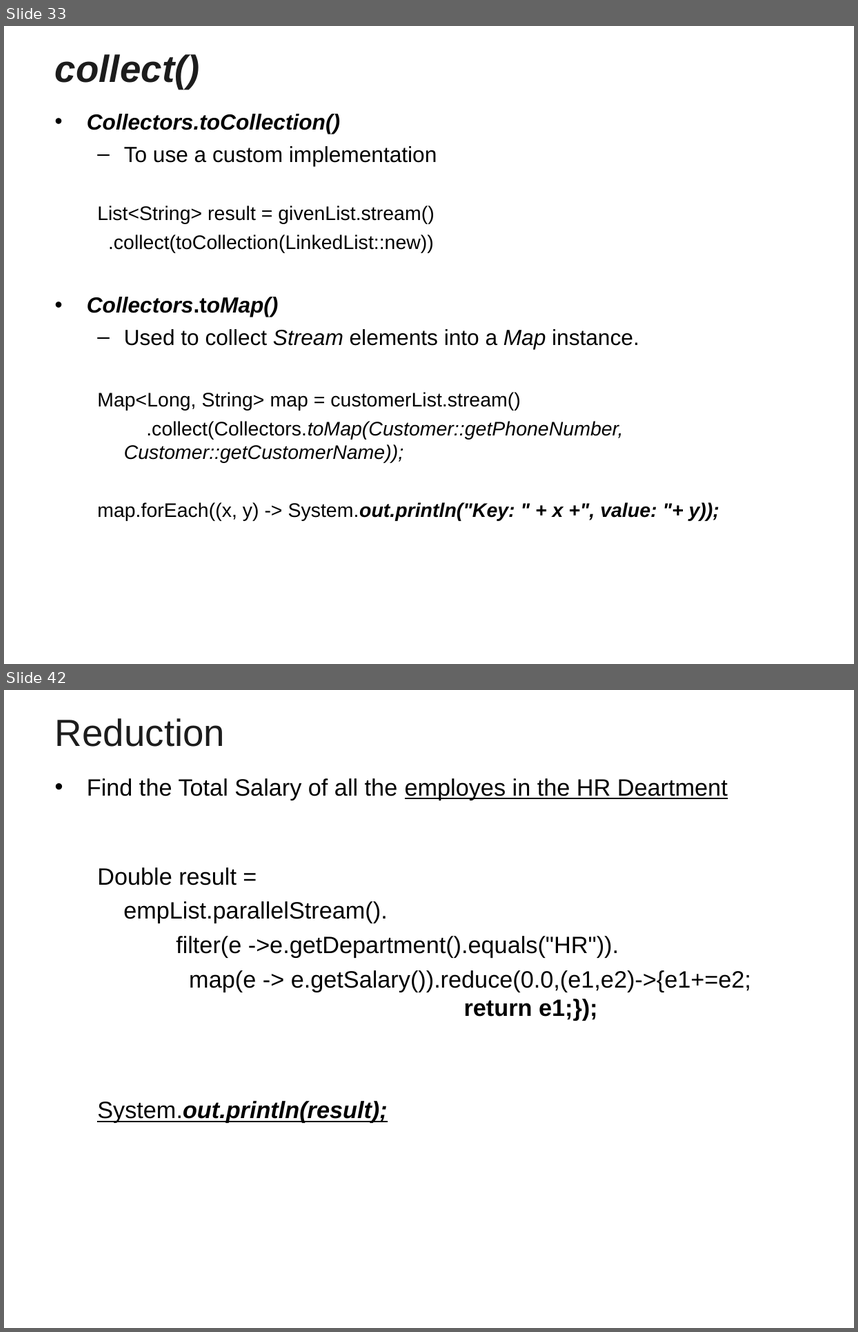
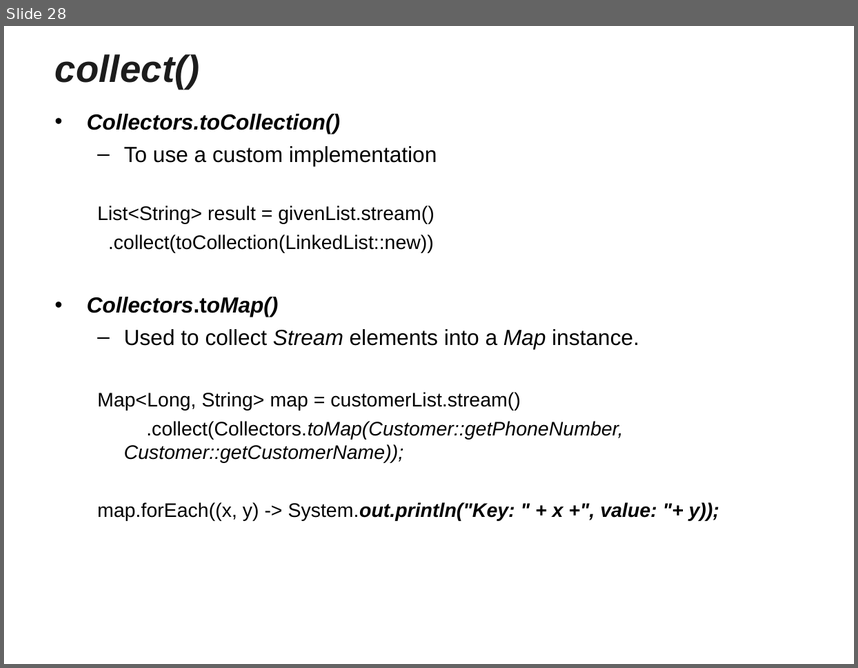
Before and after one commit to vatsanTraining/corejava, a slide deck: Streams_centuryLink.ppt. Shown one above the other, each under a label of ours: slides 33 and 42 before the commit, slide 28 after it; the slides between them are not shown. The pictures are 858x1332 and 858x668 pixels, drawn with LibreOffice and Linux fonts; fonts in the diff are those of the drawing; background and template pictures are left out. Boxes give left, top, right and bottom in pixels: in the first picture for what was removed or moved away, otherwise in the second. Text is boxed around its words. In the diff, an @@ line names an element or a change of style, - is before the commit and + after.

```diff
--- a/Streams_centuryLink.ppt
+++ b/Streams_centuryLink.ppt
@@ slide 42 removed at (x1=4, y1=690, x2=854, y2=1328), background picture (left out) @@
@@ title removed at (x1=55, y1=718, x2=225, y2=747) @@
-Reduction
@@ text removed at (x1=87, y1=778, x2=751, y2=1123) @@
-• Find the Total Salary of all the employes in the HR Deartment
-  Double result =
-  empList.parallelStream().
-  filter(e ->e.getDepartment().equals("HR")).
-  map(e -> e.getSalary()).reduce(0.0,(e1,e2)->{e1+=e2; return e1;});
-  System.out.println(result);
@@ what was slide 33 is now slide 28 @@
```
Also in this commit, not shown: 17 other slides removed.
